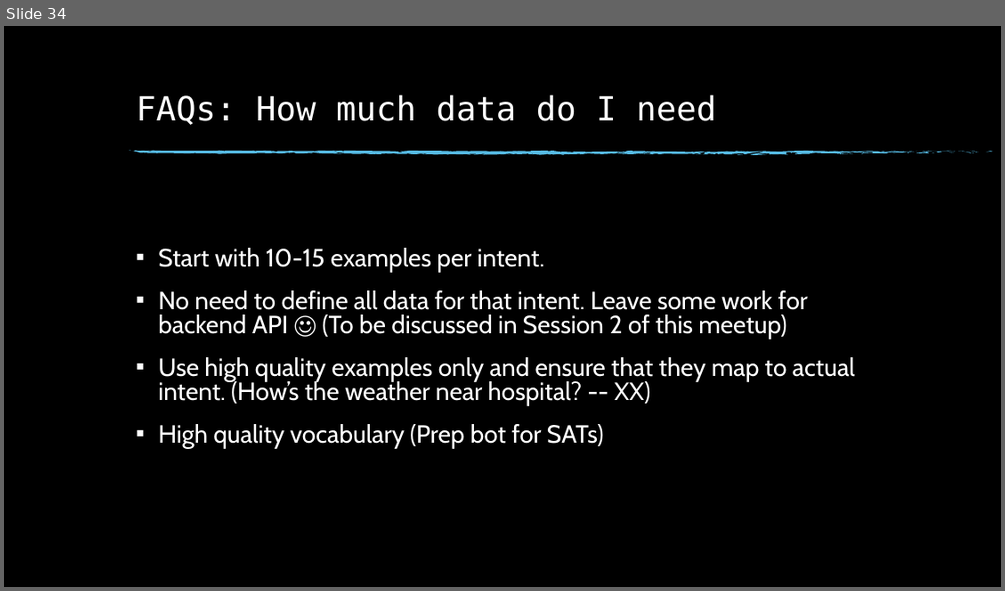
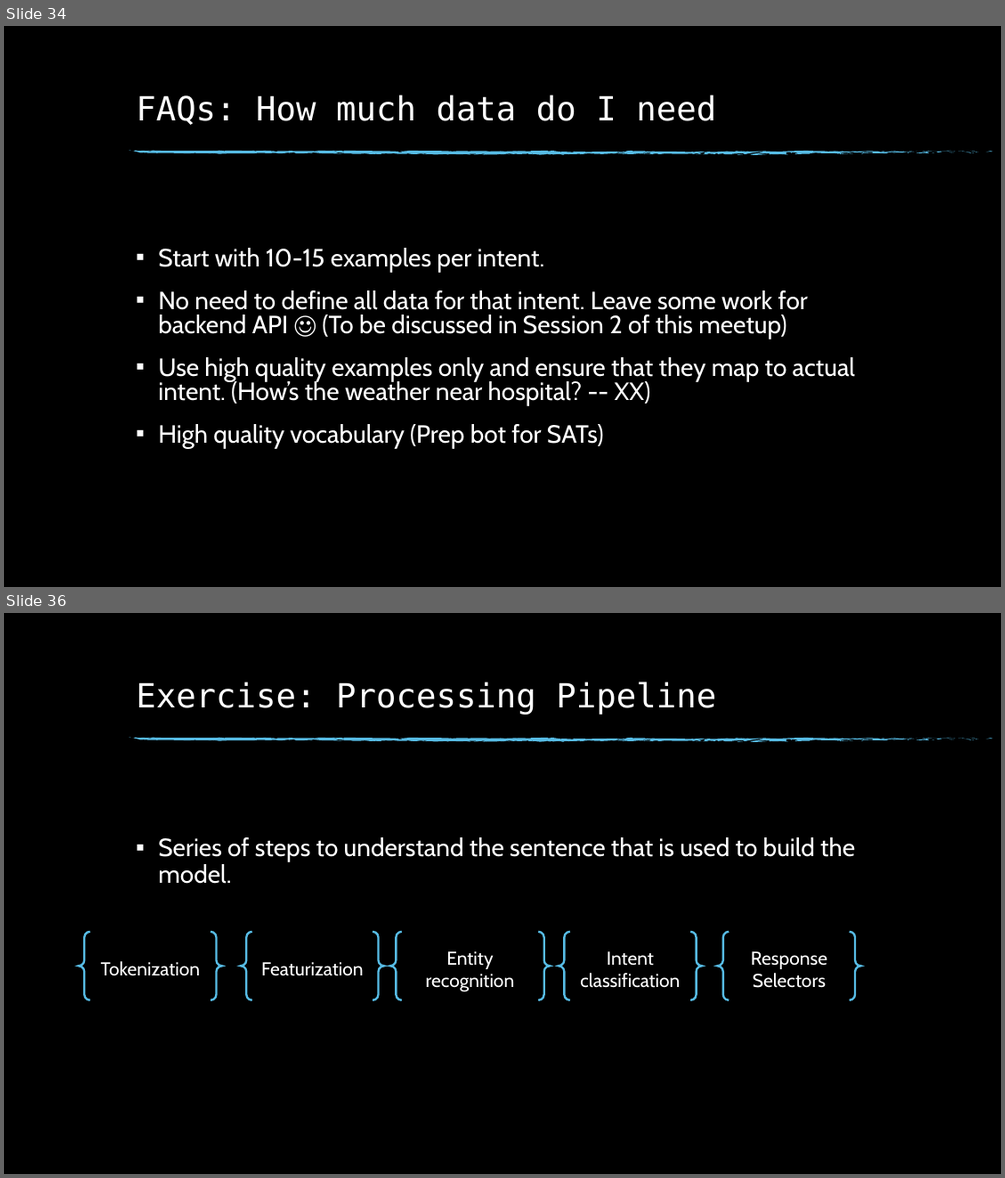
Before and after one commit to dinesh19aug/rasa-workshop, a slide deck: Natural Language Processing Workshop.pptx. Shown one above the other, each under a label of ours: slide 34 before the commit, slides 34 and 36 after it; the slides between them are not shown. The pictures are 1005x591 and 1005x1178 pixels, drawn with LibreOffice and Linux fonts; fonts in the diff are those of the drawing; background and template pictures are left out. Boxes give left, top, right and bottom in pixels: in the first picture for what was removed or moved away, otherwise in the second. Text is boxed around its words. In the diff, an @@ line names an element or a change of style, - is before the commit and + after.

Commit message:
Exercise 4

```diff
--- a/Natural Language Processing Workshop.pptx
+++ b/Natural Language Processing Workshop.pptx
@@ slide 36 added at (4,613,1001,1174), background picture (left out); not listed: 74 template elements that a slide beside it also shows @@
@@ title added at (136,682,716,714), 32 pt, text #FFFFFF @@
+Exercise: Processing Pipeline
@@ text added at (158,837,855,884), 24 pt, text #FFFFFF @@
+▪ Series of steps to understand the sentence that is used to build the model.
@@ brace pair added at (79,932,222,1000), outline #57BCE5 2 pt, 18 pt, text #FFFFFF @@
+Tokenization
@@ brace pair added at (241,932,384,1000), outline #57BCE5 2 pt, 18 pt, text #FFFFFF @@
+Featurization
@@ brace pair added at (390,932,550,1000), outline #57BCE5 2 pt, 18 pt, text #FFFFFF @@
+Entity recognition
@@ brace pair added at (558,932,702,1000), outline #57BCE5 2 pt, 18 pt, text #FFFFFF @@
+Intent classification
@@ brace pair added at (718,932,861,1000), outline #57BCE5 2 pt, 18 pt, text #FFFFFF @@
+Response Selectors
```
Also in this commit, not shown: 20 other slides added, 18 other files.
